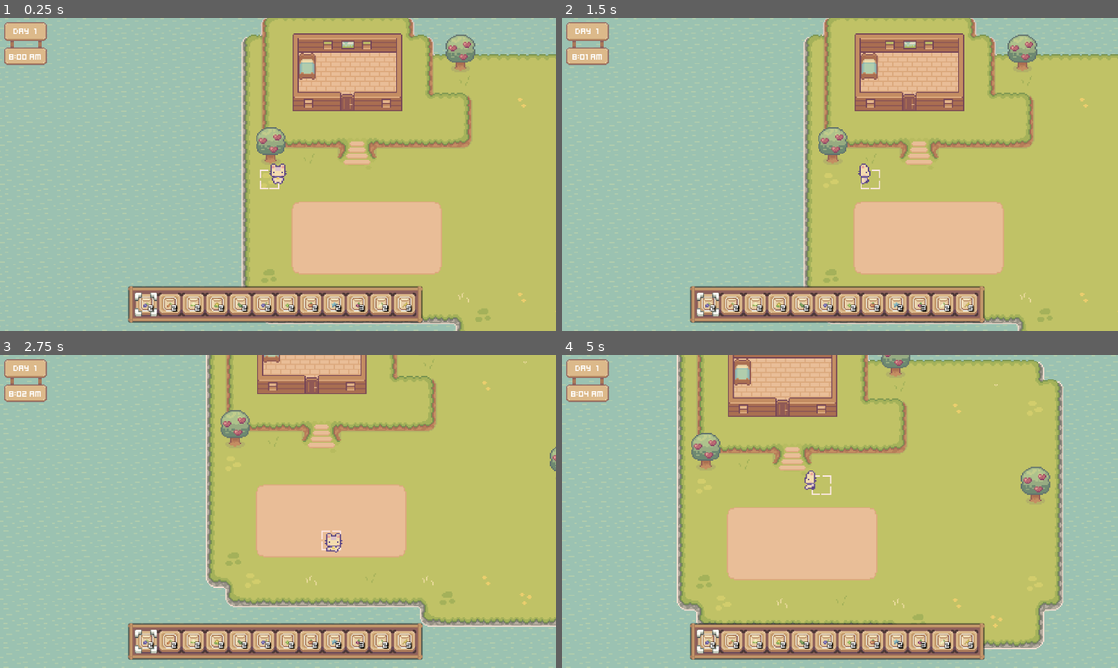
Above: before the commit, frames 1-4 (two rows, left to right).
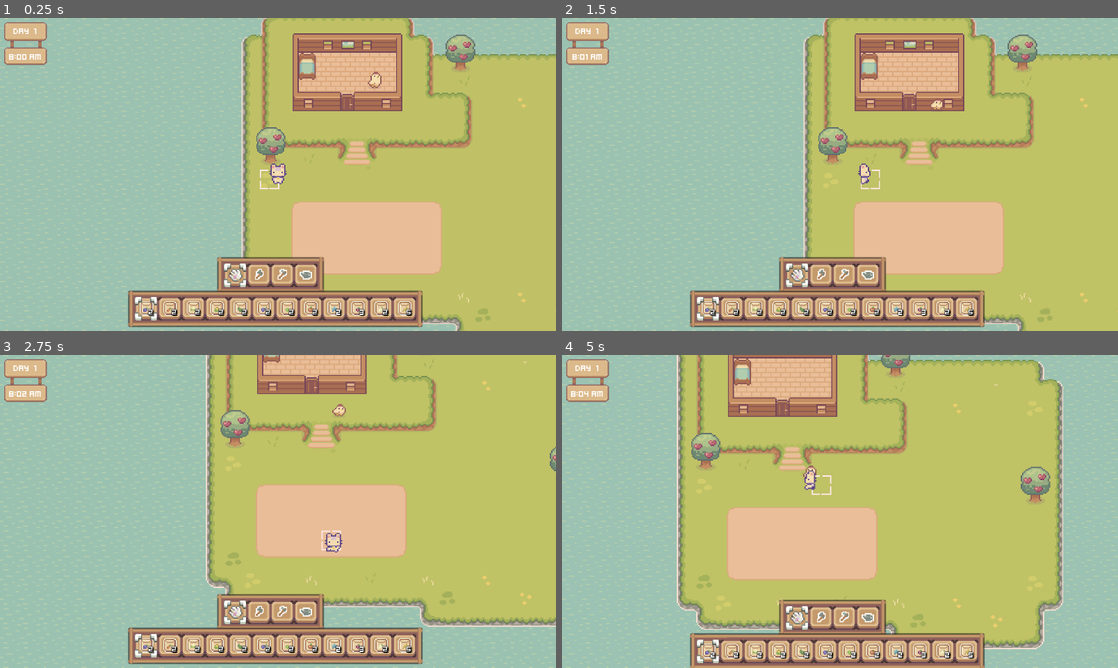
Above: after the commit, the same moments.

Repository: Tanaphat-Macx/MyGarden
Game: Godot game, scene res://World.tscn
Two runs of this game, one before a commit and one after it. Both use one fixed random seed, a clock stepped at 60 frames per second and the inputs below.
Inputs (mouse positions are in pixels of both pictures, inside the frame that each line leads up to):
- Up to frame 1 (0.25 s): no input
- Up to frame 2 (1.5 s): click (706, 305) at 0.52 s; hold D (move_right) from 1.28 s (still down); hold E (Interact) from 1.28 s (still down)
- Up to frame 3 (2.75 s): release D (move_right) at 2.03 s; release E (Interact) at 2.03 s; hold Down (move_down) from 2.03 s (still down); tap Space (plant_Seed) at 2.1 s
- Up to frame 4 (5 s): release Down (move_down) at 2.78 s; hold D (move_right) 2.78-3.53 s; hold E (Interact) 2.78-3.53 s; hold Up (move_up) 3.53-4.28 s; tap Space (plant_Seed) at 3.6 s; hold Left (move_left) from 4.28 s (still down); hold E (Interact) from 4.28 s (still down); tap Tab (toggle_inventory) at 4.9 s

The runs differ from the first frame. In frame 1, 7.4% of the frame differs, in the area x 23-76%, y 17-99%; in frame 2, 7.3%; in frame 3, 7.4%; in frame 4, 8.1%, in the area x 23-76%, y 35-100%.

Commit message:
Update 1.3.3
- Animal

Diff:
--- a/Asset/Tilesets/TilesSave/Ground.tres
+++ b/Asset/Tilesets/TilesSave/Ground.tres
@@ -2208,7 +2208,7 @@
 
 [resource]
 physics_layer_0/collision_layer = 1
-physics_layer_0/collision_mask = 2
+physics_layer_0/collision_mask = 6
 terrain_set_0/mode = 0
 terrain_set_0/terrain_0/name = "Grass"
 terrain_set_0/terrain_0/color = Color(0.807843, 0.117647, 0.384314, 1)
--- /dev/null
+++ b/Resource/Tool/Tool_data/Hand.tres
@@ -0,0 +1,8 @@
+[gd_resource type="Resource" script_class="ToolData" load_steps=3 format=3 uid="uid://ced3kx3vltkcs"]
+
+[ext_resource type="Script" path="res://Resource/Tool/tool_data.gd" id="1_1e15k"]
+[ext_resource type="Resource" uid="uid://vsuoihjxy5eo" path="res://Resource/Tool/Tool_name/Hand.tres" id="2_2c0tf"]
+
+[resource]
+script = ExtResource("1_1e15k")
+toolNameResource = ExtResource("2_2c0tf")
--- /dev/null
+++ b/Resource/Tool/Tool_name/Hand.tres
@@ -0,0 +1,9 @@
+[gd_resource type="Resource" script_class="ToolName" load_steps=3 format=3 uid="uid://vsuoihjxy5eo"]
+
+[ext_resource type="Script" path="res://Resource/Tool/tool_name.gd" id="1_u4bt4"]
+[ext_resource type="Texture2D" uid="uid://bkniiw66c1214" path="res://Asset/UI/tool/hand.png" id="2_v00kn"]
+
+[resource]
+script = ExtResource("1_u4bt4")
+ToolName = "Hand"
+texture = ExtResource("2_v00kn")
--- a/Resource/Tool/tool_resource.tres
+++ b/Resource/Tool/tool_resource.tres
@@ -1,10 +1,11 @@
-[gd_resource type="Resource" script_class="ToolResource" load_steps=5 format=3 uid="uid://f3bku5pvik11"]
+[gd_resource type="Resource" script_class="ToolResource" load_steps=6 format=3 uid="uid://f3bku5pvik11"]
 
 [ext_resource type="Script" path="res://Resource/Tool/tool_resource.gd" id="1_e0beu"]
+[ext_resource type="Resource" uid="uid://ced3kx3vltkcs" path="res://Resource/Tool/Tool_data/Hand.tres" id="2_bsn01"]
 [ext_resource type="Resource" uid="uid://dhv7atc0u1b0h" path="res://Resource/Tool/Tool_data/Axe.tres" id="2_h23x2"]
 [ext_resource type="Resource" uid="uid://ck0je3xy52c0u" path="res://Resource/Tool/Tool_data/Hoe.tres" id="3_5416u"]
 [ext_resource type="Resource" uid="uid://on1i6vmiuwsd" path="res://Resource/Tool/Tool_data/WateringCan.tres" id="4_v0dfp"]
 
 [resource]
 script = ExtResource("1_e0beu")
-toolList = Array[Resource("res://Resource/Tool/tool_data.gd")]([ExtResource("2_h23x2"), ExtResource("3_5416u"), ExtResource("4_v0dfp")])
+toolList = Array[Resource("res://Resource/Tool/tool_data.gd")]([ExtResource("2_bsn01"), ExtResource("2_h23x2"), ExtResource("3_5416u"), ExtResource("4_v0dfp")])
--- /dev/null
+++ b/Scene/Animal/Animal.tscn
@@ -0,0 +1,16 @@
+[gd_scene load_steps=2 format=3 uid="uid://dw5veyugnp1vf"]
+
+[ext_resource type="Script" path="res://Scripts/Components/MoveComponent.gd" id="1_1te7o"]
+
+[node name="Animal" type="CharacterBody2D"]
+
+[node name="AnimatedSprite2D" type="AnimatedSprite2D" parent="."]
+
+[node name="CollisionShape2D" type="CollisionShape2D" parent="."]
+
+[node name="Timer" type="Timer" parent="."]
+
+[node name="State" type="Node" parent="."]
+
+[node name="Walk" type="Node" parent="State"]
+script = ExtResource("1_1te7o")
--- /dev/null
+++ b/Scene/Animal/chicken.tscn
@@ -0,0 +1,481 @@
+[gd_scene load_steps=63 format=3 uid="uid://c6aglx21yiyjp"]
+
+[ext_resource type="PackedScene" uid="uid://dw5veyugnp1vf" path="res://Scene/Animal/Animal.tscn" id="1_wewab"]
+[ext_resource type="Texture2D" uid="uid://cbsoirdc0c3qf" path="res://Asset/Animals/Chicken/chicken default.png" id="2_4prhc"]
+
+[sub_resource type="AtlasTexture" id="AtlasTexture_jdnae"]
+atlas = ExtResource("2_4prhc")
+region = Rect2(0, 176, 16, 16)
+
+[sub_resource type="AtlasTexture" id="AtlasTexture_8ffuu"]
+atlas = ExtResource("2_4prhc")
+region = Rect2(16, 176, 16, 16)
+
+[sub_resource type="AtlasTexture" id="AtlasTexture_wkgod"]
+atlas = ExtResource("2_4prhc")
+region = Rect2(32, 176, 16, 16)
+
+[sub_resource type="AtlasTexture" id="AtlasTexture_m8n4q"]
+atlas = ExtResource("2_4prhc")
+region = Rect2(48, 176, 16, 16)
+
+[sub_resource type="AtlasTexture" id="AtlasTexture_fusng"]
+atlas = ExtResource("2_4prhc")
+region = Rect2(64, 176, 16, 16)
+
+[sub_resource type="AtlasTexture" id="AtlasTexture_qfl6u"]
+atlas = ExtResource("2_4prhc")
+region = Rect2(80, 176, 16, 16)
+
+[sub_resource type="AtlasTexture" id="AtlasTexture_082f2"]
+atlas = ExtResource("2_4prhc")
+region = Rect2(0, 273, 32, 39)
+
+[sub_resource type="AtlasTexture" id="AtlasTexture_uu4d4"]
+atlas = ExtResource("2_4prhc")
+region = Rect2(32, 273, 32, 39)
+
+[sub_resource type="AtlasTexture" id="AtlasTexture_jj8x4"]
+atlas = ExtResource("2_4prhc")
+region = Rect2(64, 273, 32, 39)
+
+[sub_resource type="AtlasTexture" id="AtlasTexture_wi0ca"]
+atlas = ExtResource("2_4prhc")
+region = Rect2(96, 273, 32, 39)
+
+[sub_resource type="AtlasTexture" id="AtlasTexture_uj7io"]
+atlas = ExtResource("2_4prhc")
+region = Rect2(0, 312, 32, 39)
+
+[sub_resource type="AtlasTexture" id="AtlasTexture_xu663"]
+atlas = ExtResource("2_4prhc")
+region = Rect2(0, 16, 16, 16)
+
+[sub_resource type="AtlasTexture" id="AtlasTexture_4as23"]
+atlas = ExtResource("2_4prhc")
+region = Rect2(16, 16, 16, 16)
+
+[sub_resource type="AtlasTexture" id="AtlasTexture_aerv5"]
+atlas = ExtResource("2_4prhc")
+region = Rect2(32, 16, 16, 16)
+
+[sub_resource type="AtlasTexture" id="AtlasTexture_it1y5"]
+atlas = ExtResource("2_4prhc")
+region = Rect2(48, 16, 16, 16)
+
+[sub_resource type="AtlasTexture" id="AtlasTexture_bvjs7"]
+atlas = ExtResource("2_4prhc")
+region = Rect2(64, 16, 16, 16)
+
+[sub_resource type="AtlasTexture" id="AtlasTexture_jknq7"]
+atlas = ExtResource("2_4prhc")
+region = Rect2(80, 16, 16, 16)
+
+[sub_resource type="AtlasTexture" id="AtlasTexture_mtb6e"]
+atlas = ExtResource("2_4prhc")
+region = Rect2(96, 16, 16, 16)
+
+[sub_resource type="AtlasTexture" id="AtlasTexture_yytpl"]
+atlas = ExtResource("2_4prhc")
+region = Rect2(6, 208, 30, 36)
+
+[sub_resource type="AtlasTexture" id="AtlasTexture_nsbyu"]
+atlas = ExtResource("2_4prhc")
+region = Rect2(66, 208, 30, 36)
+
+[sub_resource type="AtlasTexture" id="AtlasTexture_ndfik"]
+atlas = ExtResource("2_4prhc")
+region = Rect2(96, 208, 30, 36)
+
+[sub_resource type="AtlasTexture" id="AtlasTexture_kg7am"]
+atlas = ExtResource("2_4prhc")
+region = Rect2(16, 245, 16, 30)
+
+[sub_resource type="AtlasTexture" id="AtlasTexture_l8mbo"]
+atlas = ExtResource("2_4prhc")
+region = Rect2(48, 245, 16, 30)
+
+[sub_resource type="AtlasTexture" id="AtlasTexture_7tsoj"]
+atlas = ExtResource("2_4prhc")
+region = Rect2(36, 208, 30, 36)
+
+[sub_resource type="AtlasTexture" id="AtlasTexture_m5qxd"]
+atlas = ExtResource("2_4prhc")
+region = Rect2(0, 343, 32, 42)
+
+[sub_resource type="AtlasTexture" id="AtlasTexture_go8ho"]
+atlas = ExtResource("2_4prhc")
+region = Rect2(32, 343, 32, 42)
+
+[sub_resource type="AtlasTexture" id="AtlasTexture_jhj1u"]
+atlas = ExtResource("2_4prhc")
+region = Rect2(64, 343, 32, 42)
+
+[sub_resource type="AtlasTexture" id="AtlasTexture_yptmj"]
+atlas = ExtResource("2_4prhc")
+region = Rect2(96, 343, 32, 42)
+
+[sub_resource type="AtlasTexture" id="AtlasTexture_lj8mi"]
+atlas = ExtResource("2_4prhc")
+region = Rect2(0, 48, 16, 16)
+
+[sub_resource type="AtlasTexture" id="AtlasTexture_ayl7b"]
+atlas = ExtResource("2_4prhc")
+region = Rect2(16, 48, 16, 16)
+
+[sub_resource type="AtlasTexture" id="AtlasTexture_e7v6w"]
+atlas = ExtResource("2_4prhc")
+region = Rect2(32, 48, 16, 16)
+
+[sub_resource type="AtlasTexture" id="AtlasTexture_7t5id"]
+atlas = ExtResource("2_4prhc")
+region = Rect2(48, 48, 16, 16)
+
+[sub_resource type="AtlasTexture" id="AtlasTexture_ojk2g"]
+atlas = ExtResource("2_4prhc")
+region = Rect2(64, 48, 16, 16)
+
+[sub_resource type="AtlasTexture" id="AtlasTexture_0iwuy"]
+atlas = ExtResource("2_4prhc")
+region = Rect2(80, 48, 16, 16)
+
+[sub_resource type="AtlasTexture" id="AtlasTexture_4jvf2"]
+atlas = ExtResource("2_4prhc")
+region = Rect2(96, 48, 16, 16)
+
+[sub_resource type="AtlasTexture" id="AtlasTexture_s6kov"]
+atlas = ExtResource("2_4prhc")
+region = Rect2(0, 128, 16, 16)
+
+[sub_resource type="AtlasTexture" id="AtlasTexture_w4fgp"]
+atlas = ExtResource("2_4prhc")
+region = Rect2(16, 128, 16, 16)
+
+[sub_resource type="AtlasTexture" id="AtlasTexture_rt8w5"]
+atlas = ExtResource("2_4prhc")
+region = Rect2(32, 128, 16, 16)
+
+[sub_resource type="AtlasTexture" id="AtlasTexture_kb4lu"]
+atlas = ExtResource("2_4prhc")
+region = Rect2(48, 128, 16, 16)
+
+[sub_resource type="AtlasTexture" id="AtlasTexture_xod2t"]
+atlas = ExtResource("2_4prhc")
+region = Rect2(0, 64, 16, 16)
+
+[sub_resource type="AtlasTexture" id="AtlasTexture_ogigh"]
+atlas = ExtResource("2_4prhc")
+region = Rect2(16, 64, 16, 16)
+
+[sub_resource type="AtlasTexture" id="AtlasTexture_ibw07"]
+atlas = ExtResource("2_4prhc")
+region = Rect2(32, 64, 16, 16)
+
+[sub_resource type="AtlasTexture" id="AtlasTexture_xpcu8"]
+atlas = ExtResource("2_4prhc")
+region = Rect2(48, 64, 16, 16)
+
+[sub_resource type="AtlasTexture" id="AtlasTexture_ogv3p"]
+atlas = ExtResource("2_4prhc")
+region = Rect2(80, 64, 16, 16)
+
+[sub_resource type="AtlasTexture" id="AtlasTexture_bpd7k"]
+atlas = ExtResource("2_4prhc")
+region = Rect2(96, 64, 16, 16)
+
+[sub_resource type="AtlasTexture" id="AtlasTexture_aw15e"]
+atlas = ExtResource("2_4prhc")
+region = Rect2(0, 112, 16, 16)
+
+[sub_resource type="AtlasTexture" id="AtlasTexture_fyitb"]
+atlas = ExtResource("2_4prhc")
+region = Rect2(16, 112, 16, 16)
+
+[sub_resource type="AtlasTexture" id="AtlasTexture_rrl16"]
+atlas = ExtResource("2_4prhc")
+region = Rect2(32, 112, 16, 16)
+
+[sub_resource type="AtlasTexture" id="AtlasTexture_7ow8n"]
+atlas = ExtResource("2_4prhc")
+region = Rect2(48, 112, 16, 16)
+
+[sub_resource type="AtlasTexture" id="AtlasTexture_b2g60"]
+atlas = ExtResource("2_4prhc")
+region = Rect2(64, 112, 16, 16)
+
+[sub_resource type="AtlasTexture" id="AtlasTexture_lrdn1"]
+atlas = ExtResource("2_4prhc")
+region = Rect2(0, 32, 16, 16)
+
+[sub_resource type="AtlasTexture" id="AtlasTexture_j4iq6"]
+atlas = ExtResource("2_4prhc")
+region = Rect2(16, 32, 16, 16)
+
+[sub_resource type="AtlasTexture" id="AtlasTexture_mfpo5"]
+atlas = ExtResource("2_4prhc")
+region = Rect2(32, 32, 16, 16)
+
+[sub_resource type="AtlasTexture" id="AtlasTexture_scubf"]
+atlas = ExtResource("2_4prhc")
+region = Rect2(48, 32, 16, 16)
+
+[sub_resource type="AtlasTexture" id="AtlasTexture_nwgai"]
+atlas = ExtResource("2_4prhc")
+region = Rect2(64, 32, 16, 16)
+
+[sub_resource type="AtlasTexture" id="AtlasTexture_08otu"]
+atlas = ExtResource("2_4prhc")
+region = Rect2(80, 32, 16, 16)
+
+[sub_resource type="AtlasTexture" id="AtlasTexture_saw5d"]
+atlas = ExtResource("2_4prhc")
+region = Rect2(96, 32, 16, 16)
+
+[sub_resource type="AtlasTexture" id="AtlasTexture_8xg0e"]
+atlas = ExtResource("2_4prhc")
+region = Rect2(112, 32, 16, 16)
+
+[sub_resource type="SpriteFrames" id="SpriteFrames_awkup"]
+animations = [{
+"frames": [{
+"duration": 1.0,
+"texture": SubResource("AtlasTexture_jdnae")
+}, {
+"duration": 1.0,
+"texture": SubResource("AtlasTexture_8ffuu")
+}, {
+"duration": 1.0,
+"texture": SubResource("AtlasTexture_wkgod")
+}, {
+"duration": 1.0,
+"texture": SubResource("AtlasTexture_m8n4q")
+}, {
+"duration": 1.0,
+"texture": SubResource("AtlasTexture_fusng")
+}, {
+"duration": 1.0,
+"texture": SubResource("AtlasTexture_qfl6u")
+}],
+"loop": true,
+"name": &"eat",
+"speed": 5.0
+}, {
+"frames": [{
+"duration": 1.0,
+"texture": SubResource("AtlasTexture_082f2")
+}, {
+"duration": 1.0,
+"texture": SubResource("AtlasTexture_uu4d4")
+}, {
+"duration": 1.0,
+"texture": SubResource("AtlasTexture_jj8x4")
+}, {
+"duration": 1.0,
+"texture": SubResource("AtlasTexture_wi0ca")
+}, {
+"duration": 1.0,
+"texture": SubResource("AtlasTexture_uj7io")
+}],
+"loop": true,
+"name": &"fly",
+"speed": 10.0
+}, {
+"frames": [{
+"duration": 1.0,
+"texture": SubResource("AtlasTexture_xu663")
+}, {
+"duration": 1.0,
+"texture": SubResource("AtlasTexture_4as23")
+}, {
+"duration": 1.0,
+"texture": SubResource("AtlasTexture_aerv5")
+}, {
+"duration": 1.0,
+"texture": SubResource("AtlasTexture_it1y5")
+}, {
+"duration": 1.0,
+"texture": SubResource("AtlasTexture_bvjs7")
+}, {
+"duration": 1.0,
+"texture": SubResource("AtlasTexture_jknq7")
+}, {
+"duration": 1.0,
+"texture": SubResource("AtlasTexture_mtb6e")
+}],
+"loop": true,
+"name": &"idle",
+"speed": 5.0
+}, {
+"frames": [{
+"duration": 1.0,
+"texture": SubResource("AtlasTexture_yytpl")
+}, {
+"duration": 1.0,
+"texture": SubResource("AtlasTexture_nsbyu")
+}, {
+"duration": 1.0,
+"texture": SubResource("AtlasTexture_ndfik")
+}, {
+"duration": 1.0,
+"texture": SubResource("AtlasTexture_kg7am")
+}, {
+"duration": 1.0,
+"texture": SubResource("AtlasTexture_l8mbo")
+}, {
+"duration": 1.0,
+"texture": SubResource("AtlasTexture_7tsoj")
+}],
+"loop": false,
+"name": &"jump",
+"speed": 5.0
+}, {
+"frames": [{
+"duration": 1.0,
+"texture": SubResource("AtlasTexture_m5qxd")
+}, {
+"duration": 1.0,
+"texture": SubResource("AtlasTexture_go8ho")
+}, {
+"duration": 1.0,
+"texture": SubResource("AtlasTexture_jhj1u")
+}, {
+"duration": 1.0,
+"texture": SubResource("AtlasTexture_yptmj")
+}],
+"loop": true,
+"name": &"layDown",
+"speed": 5.0
+}, {
+"frames": [{
+"duration": 1.0,
+"texture": SubResource("AtlasTexture_lj8mi")
+}, {
+"duration": 1.0,
+"texture": SubResource("AtlasTexture_ayl7b")
+}, {
+"duration": 1.0,
+"texture": SubResource("AtlasTexture_e7v6w")
+}, {
+"duration": 1.0,
+"texture": SubResource("AtlasTexture_7t5id")
+}, {
+"duration": 1.0,
+"texture": SubResource("AtlasTexture_ojk2g")
+}, {
+"duration": 1.0,
+"texture": SubResource("AtlasTexture_0iwuy")
+}, {
+"duration": 1.0,
+"texture": SubResource("AtlasTexture_4jvf2")
+}],
+"loop": false,
+"name": &"sitDown",
+"speed": 5.0
+}, {
+"frames": [{
+"duration": 1.0,
+"texture": SubResource("AtlasTexture_s6kov")
+}, {
+"duration": 1.0,
+"texture": SubResource("AtlasTexture_w4fgp")
+}, {
+"duration": 1.0,
+"texture": SubResource("AtlasTexture_rt8w5")
+}, {
+"duration": 1.0,
+"texture": SubResource("AtlasTexture_kb4lu")
+}],
+"loop": false,
+"name": &"sleep",
+"speed": 5.0
+}, {
+"frames": [{
+"duration": 1.0,
+"texture": SubResource("AtlasTexture_xod2t")
+}, {
+"duration": 1.0,
+"texture": SubResource("AtlasTexture_ogigh")
+}, {
+"duration": 1.0,
+"texture": SubResource("AtlasTexture_ibw07")
+}, {
+"duration": 1.0,
+"texture": SubResource("AtlasTexture_xpcu8")
+}, {
+"duration": 1.0,
+"texture": SubResource("AtlasTexture_ogv3p")
+}, {
+"duration": 1.0,
+"texture": SubResource("AtlasTexture_bpd7k")
+}],
+"loop": false,
+"name": &"standUp",
+"speed": 5.0
+}, {
+"frames": [{
+"duration": 1.0,
+"texture": SubResource("AtlasTexture_aw15e")
+}, {
+"duration": 1.0,
+"texture": SubResource("AtlasTexture_fyitb")
+}, {
+"duration": 1.0,
+"texture": SubResource("AtlasTexture_rrl16")
+}, {
+"duration": 1.0,
+"texture": SubResource("AtlasTexture_7ow8n")
+}, {
+"duration": 1.0,
+"texture": SubResource("AtlasTexture_b2g60")
+}],
+"loop": true,
+"name": &"wakeUp",
+"speed": 5.0
+}, {
+"frames": [{
+"duration": 1.0,
+"texture": SubResource("AtlasTexture_lrdn1")
+}, {
+"duration": 1.0,
+"texture": SubResource("AtlasTexture_j4iq6")
+}, {
+"duration": 1.0,
+"texture": SubResource("AtlasTexture_mfpo5")
+}, {
+"duration": 1.0,
+"texture": SubResource("AtlasTexture_scubf")
+}, {
+"duration": 1.0,
+"texture": SubResource("AtlasTexture_nwgai")
+}, {
+"duration": 1.0,
+"texture": SubResource("AtlasTexture_08otu")
+}, {
+"duration": 1.0,
+"texture": SubResource("AtlasTexture_saw5d")
+}, {
+"duration": 1.0,
+"texture": SubResource("AtlasTexture_8xg0e")
+}],
+"loop": true,
+"name": &"walk",
+"speed": 6.0
+}]
+
+[sub_resource type="CircleShape2D" id="CircleShape2D_i4rvo"]
+radius = 6.0
+
+[node name="Chicken" instance=ExtResource("1_wewab")]
+collision_layer = 4
+
+[node name="AnimatedSprite2D" parent="." index="0"]
+sprite_frames = SubResource("SpriteFrames_awkup")
+animation = &"idle"
+autoplay = "idle"
+
+[node name="CollisionShape2D" parent="." index="1"]
+shape = SubResource("CircleShape2D_i4rvo")
+
+[node name="Walk" parent="State" index="0" node_paths=PackedStringArray("actor")]
+actor = NodePath("../..")
+velocity = Vector2(2.08165e-12, 15)
--- a/Scene/player.tscn
+++ b/Scene/player.tscn
@@ -496,9 +496,6 @@
 }
 
 [node name="AnimationTree" type="AnimationTree" parent="."]
-libraries = {
-"": SubResource("AnimationLibrary_a27w2")
-}
 tree_root = SubResource("AnimationNodeStateMachine_66bfl")
 anim_player = NodePath("../AnimationPlayer")
 parameters/conditions/idle = false
--- a/Scripts/Components/Grid_Helper.gd
+++ b/Scripts/Components/Grid_Helper.gd
@@ -5,7 +5,7 @@
 @export var player: CharacterBody2D
 @export var grid_helper: Sprite2D
 @export var currentSeed: SeedData
-@onready var inventory: PanelContainer = $"../HUD/Inventory"
+@onready var inventory: PanelContainer = $"../HUD/bottom_bar/Inventory"
 
 var plantedVetgetables: Dictionary = {}
 #var plantedFlowers: Dictionary = {}
--- /dev/null
+++ b/Scripts/Components/MoveComponent.gd
@@ -0,0 +1,8 @@
+class_name AnimalMoveComponent
+extends Node
+
+@export var actor: Node2D
+@export var velocity: Vector2
+
+func _process(delta: float) -> void:
+	actor.translate(velocity * delta)
--- /dev/null
+++ b/Scripts/UI/HUD.gd
@@ -0,0 +1,50 @@
+extends CanvasLayer
+
+@onready var vet_shop: Control = $VetShop
+@onready var tool_bar: PanelContainer = $bottom_bar/tool_bar
+@onready var inventory: PanelContainer = $bottom_bar/Inventory
+
+@onready var screenSize = get_viewport().get_visible_rect().size
+@onready var testScreen= get_viewport().get_visible_rect()
+@onready var bottom_bar: Control = $bottom_bar
+
+var bottomBar_hidden: bool = false
+var tool_bar_pos = Vector2(500, 550)
+var inventory_pos = Vector2(295, 630)
+
+
+func _ready() -> void:
+	print("ตำแหน่ง bar:", bottom_bar.position)
+	print(" bar:", bottom_bar.size)
+
+
+
+
+func _input(event: InputEvent) -> void:
+	if event.is_action_pressed("toggle_inventory"): #and not vet_shop.visible:
+		bottomBar_hidden = not bottomBar_hidden
+		toggle_inventory_ui()
+
+
+func toggle_inventory_ui() -> void:
+	create_tween().set_ease(Tween.EASE_IN_OUT).tween_property(
+		bottom_bar, "position", Vector2(bottom_bar.position.x, bottom_bar.position.y + 160) #screenSize.y + inventory.size.y
+		if bottomBar_hidden
+		else Vector2(bottom_bar.position.x, bottom_bar.position.y - 160), #screenSize.y - inventory.size.y,
+		1.0)
+	#create_tween().set_ease(Tween.EASE_IN_OUT).tween_property(
+		#tool_bar, "position", Vector2(tool_bar.position.x, 776)
+		#if bottomBar_hidden
+		#else  tool_bar_pos,
+		#0.6)
+	#create_tween().set_ease(Tween.EASE_IN_OUT).tween_property(
+		#inventory, "position", Vector2(inventory.position.x, 776)
+		#if bottomBar_hidden
+		#else  inventory_pos,
+		#0.6)
+	print("\n")
+	print("It's Work")
+	print("ขนาดสี่เหลี่ยมที่มองเห็น:", testScreen.size)
+	#print("ขนาดสี่เหลี่ยม bar:", tool_bar.size)
+	print("ตำแหน่ง bar:", bottom_bar.position)
+	#print("ตำแหน่ง bar:", tool_bar_pos)
--- a/Scripts/UI/inventory.gd
+++ b/Scripts/UI/inventory.gd
@@ -17,9 +17,7 @@
 func add_new_slot(seedArray: Array[SeedData]) -> void:
 	for child in seedArray:
 		instant_slot(child)
-
 	var firstSlot = grid.get_child(0)
-
 	Global_AutoLoad.emit_signal("seed_changed", firstSlot.seedDataResource)
 	changed_selected_slot(firstSlot.position)
 
--- a/Scripts/UI/tool_bar.gd
+++ b/Scripts/UI/tool_bar.gd
@@ -1,5 +1,4 @@
 extends PanelContainer
-
 
 @export var toolSlotScene: PackedScene
 @export var toolResource : ToolResource
@@ -10,7 +9,6 @@
 func _ready():
 	grid.columns = toolResource.get_size()
 	add_new_slot(toolResource.get_tool_list())
-
 
 #Add slot from resource
 #--> ready()
@@ -23,11 +21,6 @@
 	Global_AutoLoad.emit_signal("tool_changed", firstSlot.toolDataResource)
 	changed_selected_slot(firstSlot.position)
 
-
-#--> add_new_slot()
-func changed_selected_slot(slot_pos) -> void:
-	select_texture.position.x = slot_pos.x + $MarginContainer.get_theme_constant("margin_left")
-
 #--> add_new_slot()
 func instant_slot(toolData: ToolData) -> void:
 	var slot = toolSlotScene.instantiate()
@@ -39,9 +32,6 @@
 func _on_tool_selected(value) -> void:
 	changed_selected_slot(value)
 
-#--> GridHelper
-#--> _on_player_plant_seed()
-#func slot_empty(seedData: SeedData) -> void:
-	#for child in grid.get_children():
-		#if child.seedDataResource == seedData:
-			#child.play_flash_slot_empty()
+#--> add_new_slot()
+func changed_selected_slot(slot_pos) -> void:
+	select_texture.position.x = slot_pos.x + $MarginContainer.get_theme_constant("margin_left")
--- a/World.tscn
+++ b/World.tscn
@@ -13,6 +13,9 @@
 [ext_resource type="Texture2D" uid="uid://cpy2ucr5dqqgp" path="res://Asset/Tilesets/ground tiles/New tiles/TILE LAYER EXAMPLE.png" id="8_1img6"]
 [ext_resource type="Texture2D" uid="uid://bknxb0x1a6s3k" path="res://Asset/Tilesets/ground tiles/New tiles/TILES PREVIEW v.2.png" id="9_wlwwb"]
 [ext_resource type="Texture2D" uid="uid://c00dcaemgqb6v" path="res://Asset/Tilesets/ground tiles/New tiles/TILES PREVIEW.png" id="10_e4oq3"]
+[ext_resource type="PackedScene" uid="uid://c6aglx21yiyjp" path="res://Scene/Animal/chicken.tscn" id="10_echfc"]
+[ext_resource type="Script" path="res://Scripts/UI/HUD.gd" id="12_x76x1"]
+[ext_resource type="PackedScene" uid="uid://dj77jnnjsqjji" path="res://Scene/UI/tool_bar.tscn" id="15_p8peq"]
 [ext_resource type="PackedScene" uid="uid://dqkv0h7ro8a2o" path="res://Scene/UI/day_time_label.tscn" id="16_4017q"]
 [ext_resource type="PackedScene" uid="uid://d2i65nyecb5n0" path="res://Scene/Shop/vet_shop.tscn" id="17_r6yqr"]
 [ext_resource type="PackedScene" uid="uid://41fslbek2g2q" path="res://Scene/UI/inventory.tscn" id="17_wtomw"]
@@ -90,6 +93,11 @@
 texture = ExtResource("2_jk1ba")
 region_rect = Rect2(144, 144, 32, 32)
 
+[node name="Animal" type="Node2D" parent="GroundTiles/Game"]
+
+[node name="Chicken" parent="GroundTiles/Game/Animal" instance=ExtResource("10_echfc")]
+position = Vector2(176, 115)
+
 [node name="ParallaxBackground" type="ParallaxBackground" parent="."]
 script = ExtResource("1_ouppl")
 
@@ -111,22 +119,45 @@
 metadata/_edit_lock_ = true
 
 [node name="HUD" type="CanvasLayer" parent="."]
+script = ExtResource("12_x76x1")
 
 [node name="DayTimeLabel" parent="HUD" instance=ExtResource("16_4017q")]
 
 [node name="VetShop" parent="HUD" instance=ExtResource("17_r6yqr")]
 visible = false
 
-[node name="Inventory" parent="HUD" instance=ExtResource("17_wtomw")]
+[node name="bottom_bar" type="Control" parent="HUD"]
+layout_mode = 3
 anchors_preset = 7
 anchor_left = 0.5
 anchor_top = 1.0
 anchor_right = 0.5
 anchor_bottom = 1.0
-offset_left = -140.0
-offset_top = -90.0
-offset_right = -98.0
-offset_bottom = -47.0
+offset_left = -640.0
+offset_top = -720.0
+offset_right = -600.0
+offset_bottom = -680.0
+grow_horizontal = 2
+grow_vertical = 0
+
+[node name="tool_bar" parent="HUD/bottom_bar" instance=ExtResource("15_p8peq")]
+layout_mode = 0
+offset_left = 500.0
+offset_top = 550.0
+offset_right = 542.0
+offset_bottom = 593.0
+
+[node name="Inventory" parent="HUD/bottom_bar" instance=ExtResource("17_wtomw")]
+layout_mode = 1
+anchors_preset = 7
+anchor_left = 0.5
+anchor_top = 1.0
+anchor_right = 0.5
+anchor_bottom = 1.0
+offset_left = 480.0
+offset_top = 600.0
+offset_right = 522.0
+offset_bottom = 643.0
 grow_horizontal = 2
 grow_vertical = 0
 
--- a/global.gd
+++ b/global.gd
@@ -3,4 +3,4 @@
 
 signal seed_changed(seed)
 signal update_station
-signal tool_change(tool)
+signal tool_changed(tool)
--- a/project.godot
+++ b/project.godot
@@ -81,6 +81,7 @@
 
 2d_physics/layer_1="World"
 2d_physics/layer_2="Player"
+2d_physics/layer_3="Animal"
 
 [rendering]
 
Binary file added: Asset/UI/tool/hand.aseprite
Binary file added: Asset/UI/tool/hand.png
Not shown, added: Asset/UI/tool/hand.png.import
Not shown: 1 places in World.tscn that only renumber resources
